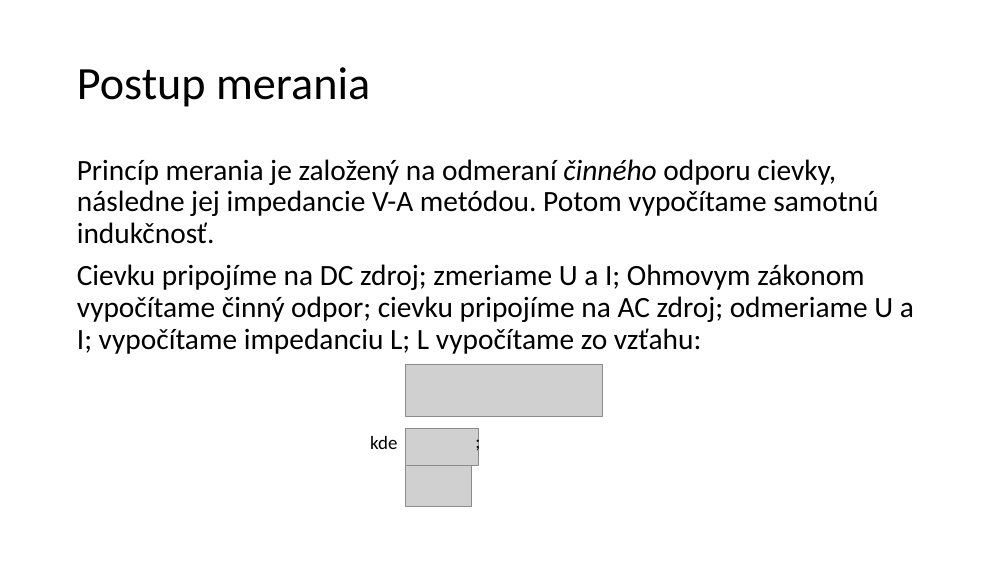
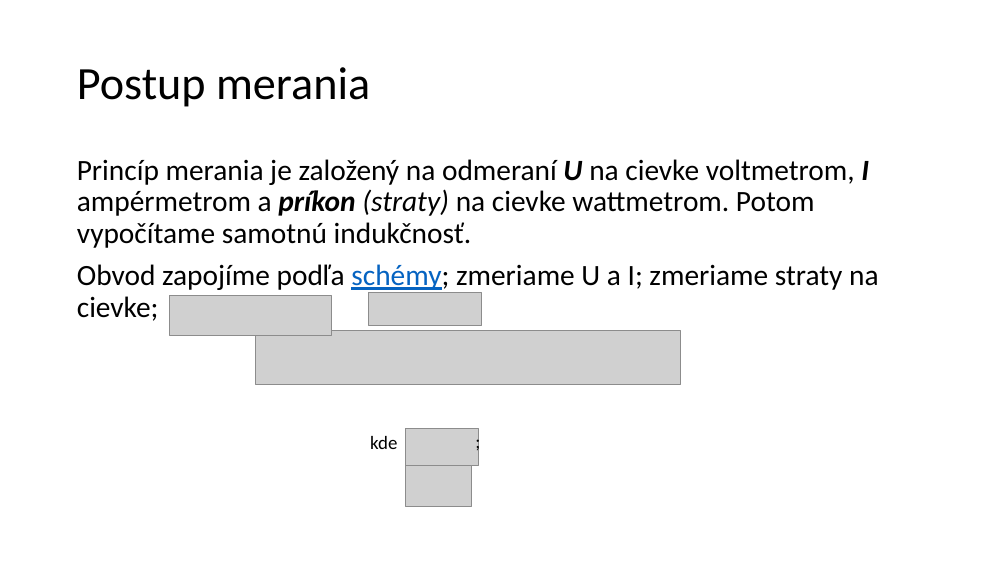
Before and after one commit to simonSlamka/adlerka-poznamky, a slide deck: slide 4 of EMR/3/VA_L-withJadro.pptx. Drawn at 1008x567 pixels with LibreOffice and Linux fonts; fonts in the diff are those of the drawing; grey boxes stand for pictures. Boxes give left, top, right and bottom in pixels: in the first picture for what was removed or moved away, otherwise in the second. Text is boxed around its words. In the diff, an @@ line names an element or a change of style, - is before the commit and + after.

```diff
--- a/EMR/3/VA_L-withJadro.pptx
+++ b/EMR/3/VA_L-withJadro.pptx
@@ text at [77,159,878,321]: text changed @@
-Princíp merania je založený na odmeraní činného odporu cievky, následne jej impedancie V-A metódou. Potom vypočítame samotnú indukčnosť.
-Cievku pripojíme na DC zdroj; zmeriame U a I; Ohmovym zákonom vypočítame činný odpor; cievku pripojíme na AC zdroj; odmeriame U a I; vypočítame impedanciu L; L vypočítame zo vzťahu:
+Princíp merania je založený na odmeraní U na cievke voltmetrom, I ampérmetrom a príkon (straty) na cievke wattmetrom. Potom vypočítame samotnú indukčnosť.
+Obvod zapojíme podľa schémy; zmeriame U a I; zmeriame straty na cievke;
@@ picture added at [169,295,331,335] @@
@@ picture added at [368,292,482,325] @@
@@ picture added at [256,331,680,385] @@
@@ picture removed at [406,364,603,416] @@
```
Also in this commit, not shown: 3 other slides changed, 1 slide added.
